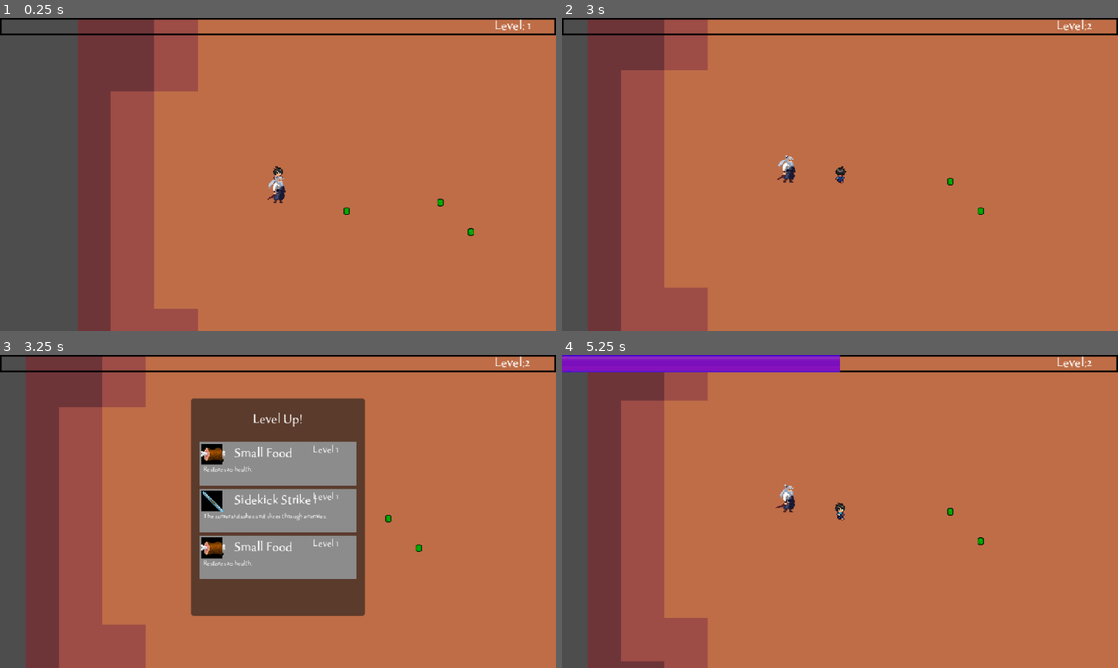
Above: before the commit, frames 1-4 (two rows, left to right).
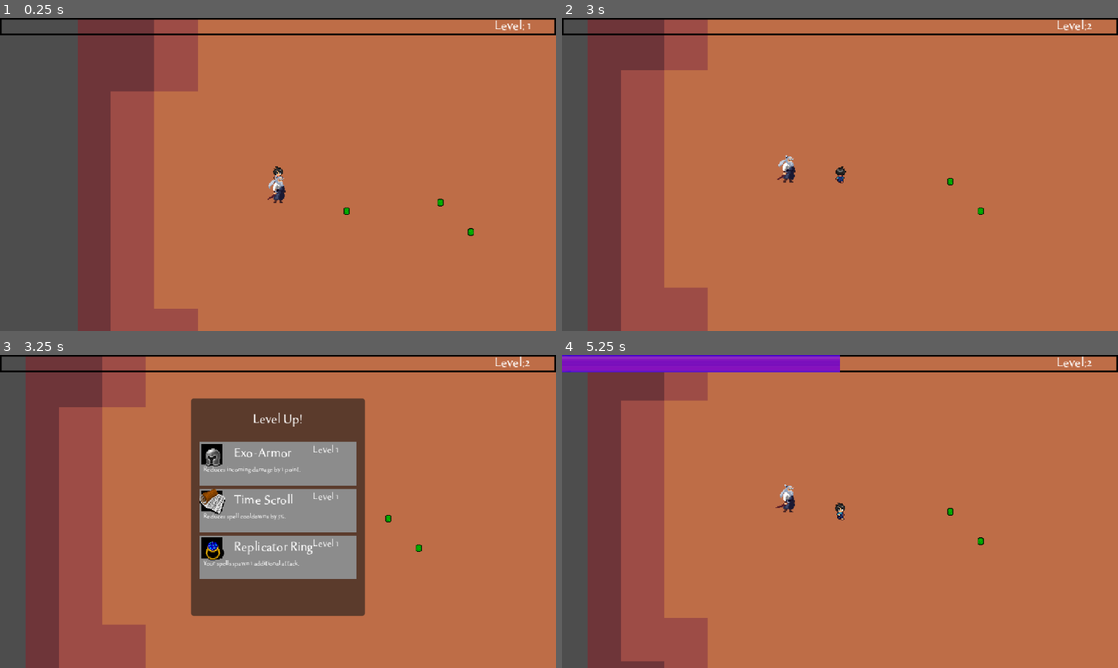
Above: after the commit, the same moments.

Repository: DavidRiusB/HeroCitySiege
Game: Godot game, scene res://world/world.tscn
Same seed, same stepped clock (60 frames per second), same inputs: the game is played once before the commit and once after it. Sound files missing from this copy of the repository are replaced by a short silence.
Inputs (mouse positions are in pixels of both pictures, inside the frame that each line leads up to):
- Up to frame 1 (0.25 s): no input
- Up to frame 2 (3 s): move the mouse to (962, 158) at 0.52 s; press the mouse at (962, 158) at 0.53 s; hold D (right) 0.53-1.28 s; move the mouse to (728, 190) at 1.27 s; release the mouse at (728, 190) at 1.28 s; hold S (down) 1.28-2.03 s; click (728, 190) at 1.35 s; move the mouse to (895, 105) at 2.02 s; press the mouse at (895, 105) at 2.03 s; hold D (right) 2.03-2.78 s; move the mouse to (812, 237) at 2.77 s; release the mouse at (812, 237) at 2.78 s; hold W (up) from 2.78 s (still down); click (812, 237) at 2.85 s
- Up to frame 3 (3.25 s): keep holding W (up)
- Up to frame 4 (5.25 s): tap Enter at 3.5, 5 s; move the mouse to (1006, 558) at 3.52 s; release W (up) at 3.53 s; press the mouse at (1006, 558) at 3.53 s; hold A (left) 3.53-5.03 s; tap Space at 4.25 s; move the mouse to (673, 464) at 4.27 s; release the mouse at (673, 464) at 4.28 s; click (673, 464) at 4.35 s; move the mouse to (867, 511) at 5.02 s; press the mouse at (867, 511) at 5.03 s; hold S (down) from 5.03 s (still down)

Frames 1-2 are identical in both runs. In frame 3, 1.5% of the frame differs, in the area x 35-59%, y 29-68%; in frame 4, nothing differs.

Commit message:
add general upgrades
add data for general upgrades
set stat managr as autoload
and add player variables for stats

Diff:
--- a/data/general/general_upgrades.gd
+++ b/data/general/general_upgrades.gd
@@ -1 +1,96 @@
-extends Node
+const ICON_PATH = "res://assets/items/Upgrades/"
+
+const GENERAL_UPGRADES = {
+	"exo_armor": {
+		"icon": ICON_PATH + "helmet_1.png",
+		"display_name": "Exo-Armor",
+		"details": "Reduces incoming damage by 1 point.",
+		"level": 1,
+		"prerequisite": [],
+		"type": "upgrade"
+	},
+	"exo_armor_2": {
+		"icon": ICON_PATH + "helmet_1.png",
+		"display_name": "Exo-Armor Mk II",
+		"details": "Further reduces damage by 1 point.",
+		"level": 2,
+		"prerequisite": ["exo_armor_1"],
+		"type": "upgrade"
+	},
+	"exo_armor_3": {
+		"icon": ICON_PATH + "helmet_1.png",
+		"display_name": "Exo-Armor Mk III",
+		"details": "Reduces damage by another 1 point.",
+		"level": 3,
+		"prerequisite": ["exo_armor_2"],
+		"type": "upgrade"
+	},
+
+	"quantum_boots_1": {
+		"icon": ICON_PATH + "boots_4_green.png",
+		"display_name": "Quantum Boots",
+		"details": "Boosts movement speed by 50%.",
+		"level": 1,
+		"prerequisite": [],
+		"type": "upgrade"
+	},
+	"quantum_boots_2": {
+		"icon": ICON_PATH + "boots_4_green.png",
+		"display_name": "Quantum Boots Mk II",
+		"details": "Further boosts movement speed by 50%.",
+		"level": 2,
+		"prerequisite": ["quantum_boots_1"],
+		"type": "upgrade"
+	},
+
+	"psi_tome_1": {
+		"icon": ICON_PATH + "thick_new.png",
+		"display_name": "Psi-Tome",
+		"details": "Increases spell size by 10%.",
+		"level": 1,
+		"prerequisite": [],
+		"type": "upgrade"
+	},
+	"psi_tome_2": {
+		"icon": ICON_PATH + "thick_new.png",
+		"display_name": "Psi-Tome Mk II",
+		"details": "Further increases spell size by 10%.",
+		"level": 2,
+		"prerequisite": ["psi_tome_1"],
+		"type": "upgrade"
+	},
+
+	"accelerator_1": {
+		"icon": ICON_PATH + "scroll_old.png",
+		"display_name": "Time Scroll",
+		"details": "Reduces spell cooldowns by 5%.",
+		"level": 1,
+		"prerequisite": [],
+		"type": "upgrade"
+	},
+	"accelerator_2": {
+		"icon": ICON_PATH + "scroll_old.png",
+		"display_name": "Time Scroll Mk II",
+		"details": "Further reduces cooldowns by 5%.",
+		"level": 2,
+		"prerequisite": ["time_scroll_1"],
+		"type": "upgrade"
+	},
+
+	"replicator_ring_1": {
+		"icon": ICON_PATH + "urand_mage.png",
+		"display_name": "Replicator Ring",
+		"details": "Your spells spawn 1 additional attack.",
+		"level": 1,
+		"prerequisite": [],
+		"type": "upgrade"
+	},
+	"replicator_ring_2": {
+		"icon": ICON_PATH + "urand_mage.png",
+		"display_name": "Replicator Ring Mk II",
+		"details": "Spells spawn yet another attack.",
+		"level": 2,
+		"prerequisite": ["replicator_ring_1"],
+		"type": "upgrade"
+	}
+}
--- a/scenes/player/stats_manager.gd
+++ b/managers/StatsManager.gd
@@ -2,9 +2,15 @@
 
 @export var movement_speed = 40.0
 @export var health = 100
+var armor = 0
+var fire_rate = 0
+var projectile_size = 0
+var additional_attacks = 0
+
 var experience = 0
 var character_level = 1
 var collected_experience = 0
+
 
 @onready var hub = preload("res://ui/hud.tscn")
 
--- a/managers/UpgradeManager.gd
+++ b/managers/UpgradeManager.gd
@@ -34,7 +34,7 @@
 func merge_all_upgrades():
 	all_upgrades = {}
 	all_upgrades.merge(items.ITEM_UPGRADES)
-	#all_upgrades.merge(upgrades.GENERAL_UPGRADES)
+	all_upgrades.merge(upgrades.GENERAL_UPGRADES)
 	all_upgrades.merge(sidekick)
 	upgrades_pool = all_upgrades.keys()
 
@@ -51,6 +51,7 @@
 		if upgrade == null:
 			continue
 
+
 		# Check for prerequisites
 		if "prerequisite" in upgrade and upgrade["prerequisite"].size() > 0:
 			var all_met = true
@@ -60,6 +61,7 @@
 					break
 			if !all_met:
 				continue
+
 
 		# Passed all checks, add to valid keys
 		valid_keys.append(key)
@@ -71,3 +73,6 @@
 		selected_upgrades.append(all_upgrades[valid_keys[i]])
 
 	return selected_upgrades
+
+func apply_upgrades(upgrade):
+	collected_upgrades.append(upgrade)
--- a/project.godot
+++ b/project.godot
@@ -18,6 +18,7 @@
 
 GameManager="*res://managers/GameManager.gd"
 UpgradeManager="*res://managers/UpgradeManager.gd"
+StatsManager="*res://managers/StatsManager.gd"
 
 [display]
 
--- a/scenes/player/player.tscn
+++ b/scenes/player/player.tscn
@@ -3,7 +3,7 @@
 [ext_resource type="Script" uid="uid://dmnivsuhihk07" path="res://scenes/player/player.gd" id="1_dovo2"]
 [ext_resource type="PackedScene" uid="uid://dvveaaryormi0" path="res://Utility/hurt_box.tscn" id="2_dovo2"]
 [ext_resource type="Script" uid="uid://c36l8ka62p5mo" path="res://scenes/player/attack_manager.gd" id="3_gmlin"]
-[ext_resource type="Script" uid="uid://cucnb8xya842u" path="res://scenes/player/stats_manager.gd" id="7_qek5x"]
+[ext_resource type="Script" uid="uid://cucnb8xya842u" path="res://managers/StatsManager.gd" id="7_qek5x"]
 
 [sub_resource type="CapsuleShape2D" id="CapsuleShape2D_dovo2"]
 radius = 3.0
Renamed: scenes/player/stats_manager.gd.uid -> managers/StatsManager.gd.uid
